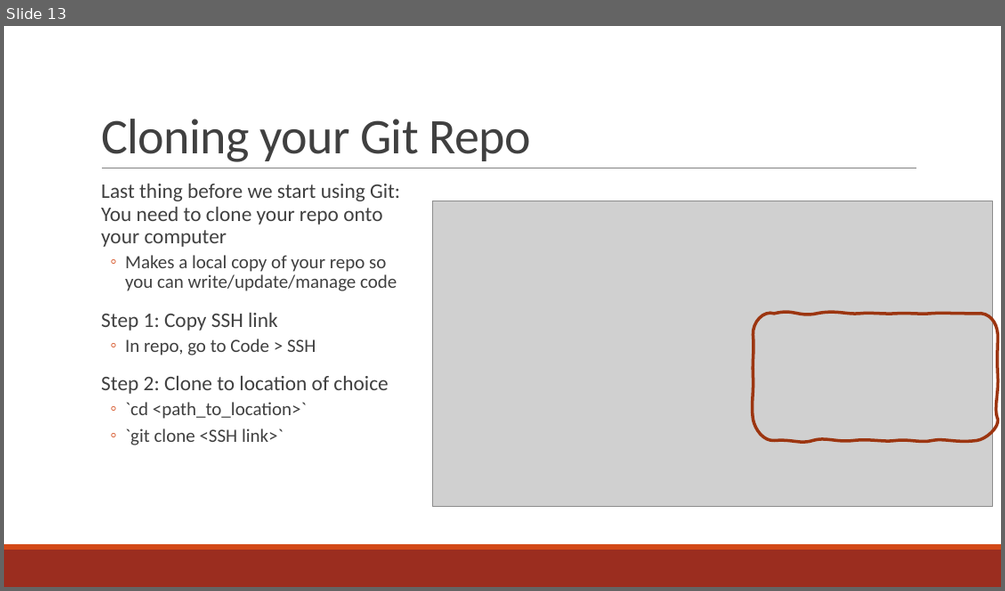
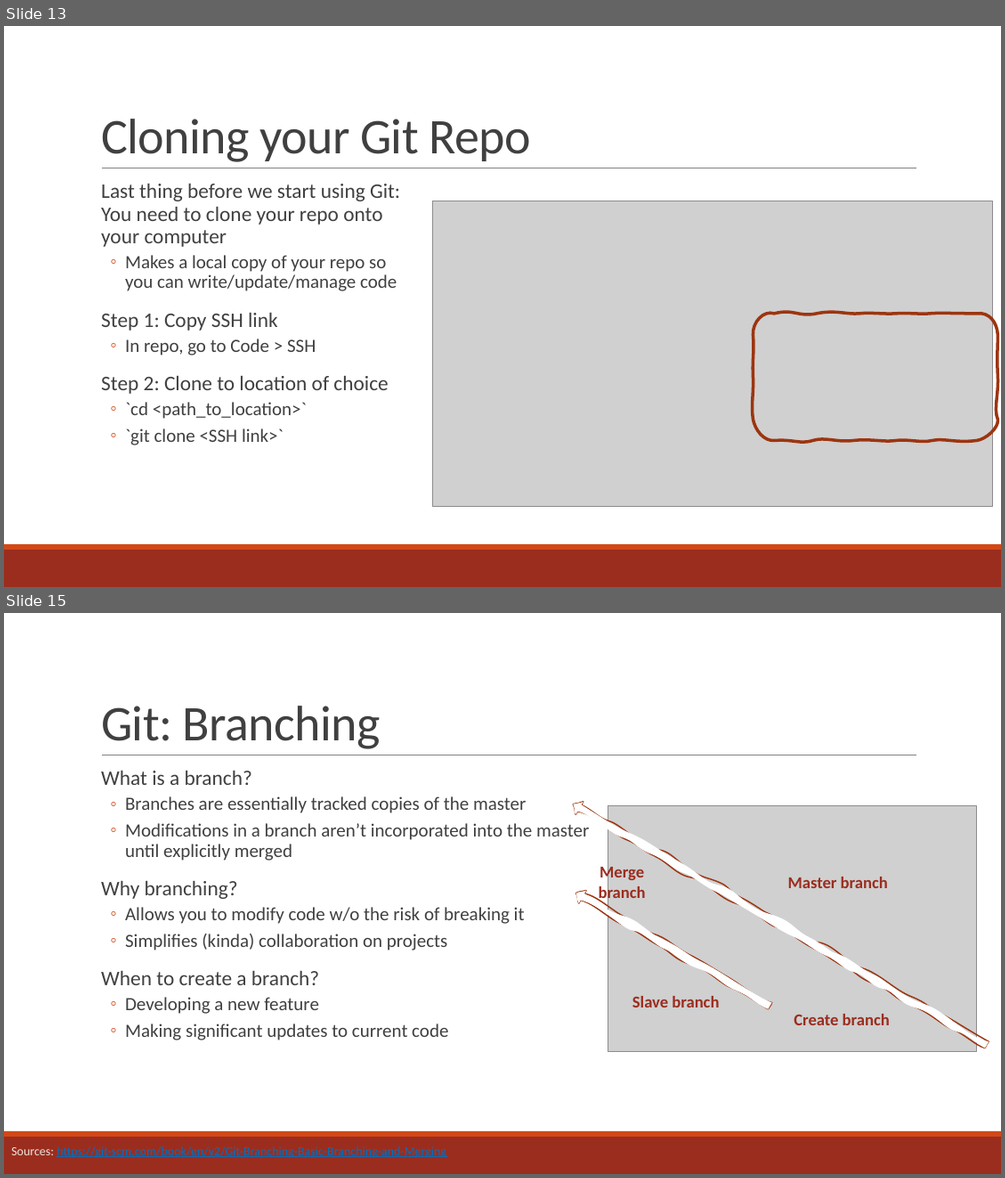
Before and after one commit to curtispmartin/Education, a slide deck: Working/2_VersionControl/2_VersionControl.pptx. Shown one above the other, each under a label of ours: slide 13 before the commit, slides 13 and 15 after it; the slides between them are not shown. The pictures are 1005x591 and 1005x1178 pixels, drawn with LibreOffice and Linux fonts; fonts in the diff are those of the drawing; grey boxes stand for pictures. Boxes give left, top, right and bottom in pixels: in the first picture for what was removed or moved away, otherwise in the second. Text is boxed around its words. In the diff, an @@ line names an element or a change of style, - is before the commit and + after.

```diff
--- a/Working/2_VersionControl/2_VersionControl.pptx
+++ b/Working/2_VersionControl/2_VersionControl.pptx
@@ slide 15 added at <box>4,613,1001,1174</box>, background #FFFFFF; not listed: 3 template elements that a slide beside it also shows @@
@@ title added at <box>101,706,380,749</box>, 48 pt, text #404040 @@
+Git: Branching
@@ text added at <box>101,771,589,1040</box>, 18 pt, text #404040 @@
+  What is a branch?
+  ◦ Branches are essentially tracked copies of the master
+  ◦ Modifications in a branch aren’t incorporated into the master until explicitly merged
+  Why branching?
+  ◦ Allows you to modify code w/o the risk of breaking it
+  ◦ Simplifies (kinda) collaboration on projects
+  When to create a branch?
+  ◦ Developing a new feature
+  ◦ Making significant updates to current code
@@ group added at <box>570,797,991,1051</box>: 4 texts, 2 freeform shapes, 1 picture @@
+Master branch
+Slave branch
+Create branch
+Merge branch
@@ text added at <box>11,1146,446,1158</box>, 12 pt, text #0070C0, underline @@
+Sources: https://git-scm.com/book/en/v2/Git-Branching-Basic-Branching-and-Merging
```
Also in this commit, not shown: 3 slides changed, 3 other slides added, 2 slides removed, 3 other files.
